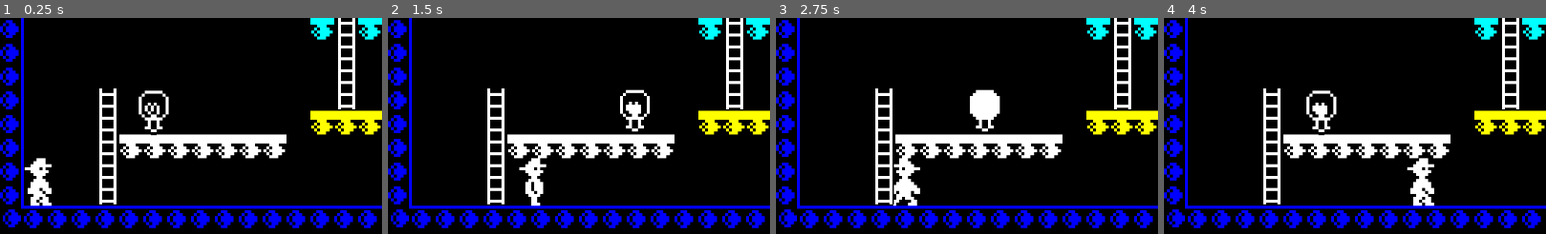
Above: before the commit, frames 1-4 (left to right).
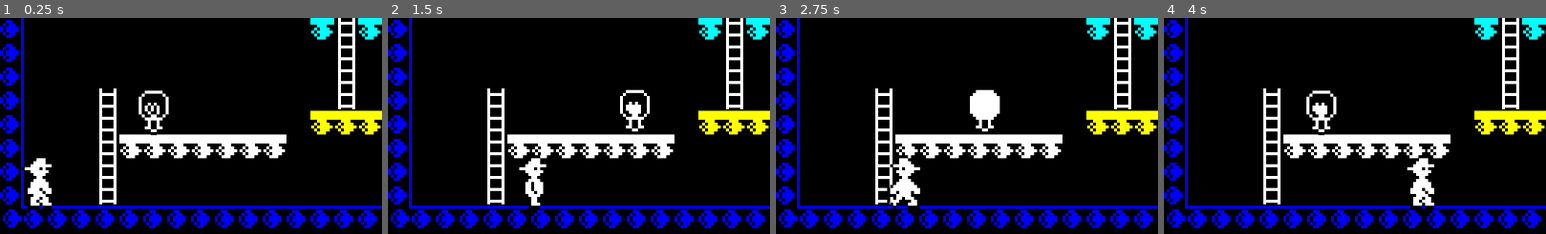
Above: after the commit, the same moments.

Repository: davidblackuk/fred-godot
Game: Godot game, scene res://Level 0.tscn
The game is run twice, just before and just after one commit, with the same random seed, the same clock (stepped at 60 frames per second) and the same inputs.
Inputs:
- Up to frame 1 (0.25 s): no input
- Up to frame 2 (1.5 s): hold Right (ui_right) from 0.53 s (still down); tap Up (ui_up) at 0.77 s
- Up to frame 3 (2.75 s): tap Up (ui_up) at 1.52 s; release Right (ui_right) at 2.03 s; hold Left (ui_left) from 2.03 s (still down)
- Up to frame 4 (4 s): release Left (ui_left) at 2.78 s; hold Right (ui_right) from 2.78 s (still down); tap Up (ui_up) at 3.02, 3.77 s
The pictures show only the part of the screen within x 0-50%, y 50-100%; the shares and areas given below are measured in that part.

The runs differ from the first frame. In frame 1, 0.1% of the frame differs, in the area x 5-14%, y 68-89%; in frame 2, less than 0.1%; in frame 3, 0.2%, in the area x 29-38%, y 63-89%; in frame 4, 0.1%.

Commit message:
We have basic death mechanics

Diff:
--- a/Level 0.tscn
+++ b/Level 0.tscn
@@ -38,9 +38,6 @@
 "
 
 [node name="Level 0" type="Node2D"]
-
-[node name="Player" parent="." instance=ExtResource( 5 )]
-position = Vector2( 53, 512 )
 
 [node name="Platforms" type="TileMap" parent="."]
 tile_set = ExtResource( 6 )
@@ -219,8 +216,10 @@
 [node name="Bulb" parent="Enemies/White Path/PathFollow2D" instance=ExtResource( 3 )]
 speed = 2.0
 
+[node name="Player" parent="." instance=ExtResource( 5 )]
+position = Vector2( 53, 512 )
+
 [node name="Palette" type="Node2D" parent="."]
-[connection signal="level_complete" from="Player" to="Door" method="_on_Player_level_complete"]
 [connection signal="ladder_status_changed" from="Ladders/Ladder left/Ladder" to="Player" method="_ladder_status_changed"]
 [connection signal="ladder_status_changed" from="Ladders/Ladder left/Ladder2" to="Player" method="_ladder_status_changed"]
 [connection signal="ladder_status_changed" from="Ladders/Ladder left/Ladder3" to="Player" method="_ladder_status_changed"]
@@ -253,3 +252,4 @@
 [connection signal="fred_is_dead" from="Enemies/Yellow Path/PathFollow2D/Bulb" to="Player" method="_fred_is_dead"]
 [connection signal="fred_is_dead" from="Enemies/Cyan Path/PathFollow2D/Bulb" to="Player" method="_fred_is_dead"]
 [connection signal="fred_is_dead" from="Enemies/White Path/PathFollow2D/Bulb" to="Player" method="_fred_is_dead"]
+[connection signal="level_complete" from="Player" to="Door" method="_on_Player_level_complete"]
--- a/Level 1.tscn
+++ b/Level 1.tscn
@@ -6,9 +6,6 @@
 [ext_resource path="res://Ladder.tscn" type="PackedScene" id=4]
 
 [node name="Level 1" type="Node2D"]
-
-[node name="Player" parent="." instance=ExtResource( 1 )]
-position = Vector2( 48, 512 )
 
 [node name="Platforms" type="TileMap" parent="."]
 tile_set = ExtResource( 2 )
@@ -163,7 +160,9 @@
 [node name="Ladder22" parent="Ladders/Ladder 4" instance=ExtResource( 4 )]
 position = Vector2( 688, 48 )
 ladder_type = 2
-[connection signal="level_complete" from="Player" to="Door" method="_on_Player_level_complete"]
+
+[node name="Player" parent="." instance=ExtResource( 1 )]
+position = Vector2( 48, 512 )
 [connection signal="ladder_status_changed" from="Ladders/Ladder 1/Ladder" to="Player" method="_ladder_status_changed"]
 [connection signal="ladder_status_changed" from="Ladders/Ladder 1/Ladder2" to="Player" method="_ladder_status_changed"]
 [connection signal="ladder_status_changed" from="Ladders/Ladder 1/Ladder3" to="Player" method="_ladder_status_changed"]
@@ -200,3 +199,4 @@
 [connection signal="ladder_status_changed" from="Ladders/Ladder 4/Ladder20" to="Player" method="_ladder_status_changed"]
 [connection signal="ladder_status_changed" from="Ladders/Ladder 4/Ladder21" to="Player" method="_ladder_status_changed"]
 [connection signal="ladder_status_changed" from="Ladders/Ladder 4/Ladder22" to="Player" method="_ladder_status_changed"]
+[connection signal="level_complete" from="Player" to="Door" method="_on_Player_level_complete"]
--- a/Player.gd
+++ b/Player.gd
@@ -1,6 +1,6 @@
 extends KinematicBody2D
 
-enum State { WALK, JUMP, CLIMB}
+enum State { WALK, JUMP, CLIMB, DYING, DEAD}
 
 const PLATFORM_COLLISION_BIT = 1
 const HORIZONTAL_VELOCITY = 150
@@ -25,12 +25,13 @@
 
 func process_input():
 	motion.y += GRAVITY
-
-	if (current_state == State.WALK):
+	if current_state == State.DYING:
+		dying()
+	elif current_state == State.WALK:
 		walking()
-	elif (current_state == State.JUMP):
+	elif current_state == State.JUMP:
 		jumping()
-	elif (current_state == State.CLIMB):
+	elif current_state == State.CLIMB:
 		climbing()
 
 	if Input.is_action_just_pressed("ui_home"):
@@ -95,6 +96,16 @@
 		# motion.y is zero at this point
 		animation_player.stop(false)
 
+func dying():
+	if is_on_floor():
+		motion.x = 0
+		motion.y = 0
+		var animator = get_node("AnimationPlayer")
+		animator.play("Death")
+		yield(animator, "animation_finished")
+		get_tree().reload_current_scene()
+
+
 func is_on_ladder():
 	return not active_ladders.empty()
 
@@ -106,4 +117,4 @@
 		active_ladders.erase(ladder_node)
 
 func _fred_is_dead():
-	print("Bury me in a foreign field")
+	current_state = State.DYING
--- a/Player.tscn
+++ b/Player.tscn
@@ -21,6 +21,23 @@
 "transitions": PoolRealArray( 1, 1, 1, 1 ),
 "update": 1,
 "values": [ 6, 7, 8, 9 ]
+}
+
+[sub_resource type="Animation" id=5]
+resource_name = "Death"
+length = 1.25
+step = 0.2
+tracks/0/type = "value"
+tracks/0/path = NodePath("Sprite:frame")
+tracks/0/interp = 1
+tracks/0/loop_wrap = true
+tracks/0/imported = false
+tracks/0/enabled = true
+tracks/0/keys = {
+"times": PoolRealArray( 0, 0.2, 0.4, 0.6, 0.8, 1, 1.2 ),
+"transitions": PoolRealArray( 1, 1, 1, 1, 1, 1, 1 ),
+"update": 1,
+"values": [ 10, 11, 12, 13, 14, 15, 16 ]
 }
 
 [sub_resource type="Animation" id=3]
@@ -67,13 +84,14 @@
 position = Vector2( 0.0610943, 0.197758 )
 scale = Vector2( 2, 2 )
 texture = ExtResource( 2 )
-hframes = 10
-frame = 6
+hframes = 17
+frame = 10
 
 [node name="CollisionShape2D" type="CollisionShape2D" parent="."]
 shape = SubResource( 1 )
 
 [node name="AnimationPlayer" type="AnimationPlayer" parent="."]
 anims/Climb = SubResource( 2 )
+anims/Death = SubResource( 5 )
 anims/Idle = SubResource( 3 )
 anims/Walk = SubResource( 4 )
Not shown: 1 places in Player.tscn that only renumber resources
Binary file changed: images/fred/fred.aseprite
Binary file changed: images/fred/fred.png
Not shown, changed: README.md
